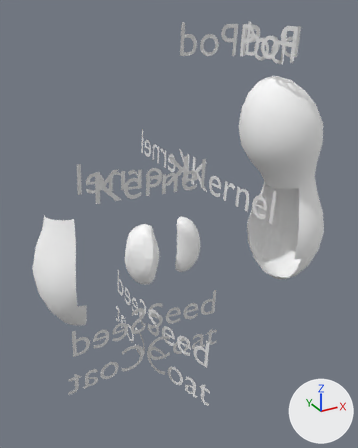
What one commit did to the glTF model models/peanut-shell.glb.
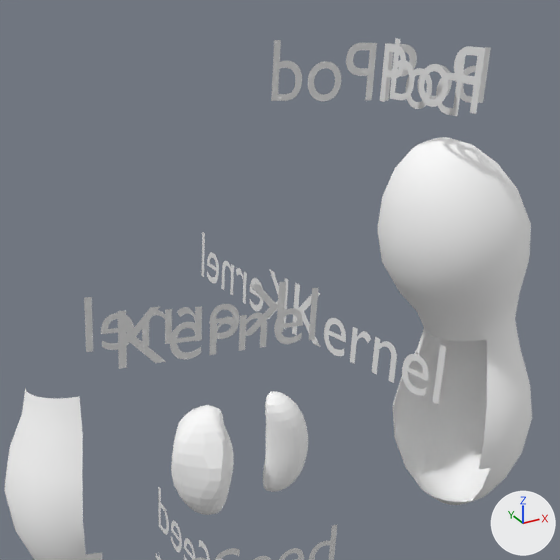
The first picture shows the older version from a camera (50 mm lens) standing at (-8.05, -8.98, 4.05) and looking at (-2.82, 0.52, -0.7). The close-ups show both versions on the part from 8% to 95% of the width and 0% to 69% of the height of that picture; other places that the commit changed are outside them. The axes (+X, +Y, +Z) are drawn at lower right. The lights are the same throughout.

In view in the first close-up: 'Sphere', 'Text', 'Text.002', 'Text.003', 'Text.004', 'Text.005', 'Text.006', 'Text.007', 'Text.008', 'Text.009', 'Text.010'.
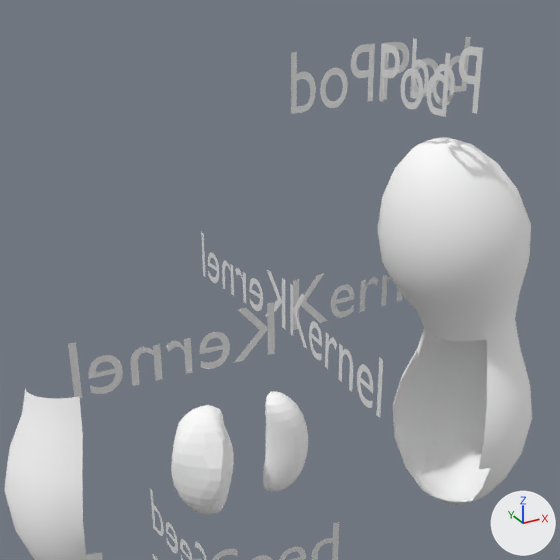
Pixel boxes (x1, y1, x2, y2) of what changed, in the close-ups (560 x 560 px):
'Text.008', moved, turned, rescaled
    before: (118, 288, 318, 369)
    after: (68, 302, 275, 398)
'Text.002', turned, rescaled
    before: (84, 282, 286, 352)
    after: (293, 273, 402, 330)
'Text.007', turned, rescaled
    before: (292, 283, 446, 405)
    after: (290, 284, 383, 418)
'Text', turned, rescaled
    before: (271, 40, 377, 101)
    after: (383, 37, 471, 100)
'Text.004', turned, rescaled
    before: (385, 43, 491, 103)
    after: (291, 44, 375, 114)
'Text.005', turned, rescaled
    before: (390, 38, 485, 114)
    after: (410, 38, 483, 114)
'Text.003', turned, rescaled
    before: (380, 44, 465, 116)
    after: (379, 44, 450, 117)
'Text.006', turned, rescaled
    before: (201, 232, 288, 329)
    after: (201, 232, 286, 330)
'Text.010', turned, rescaled
    before: (155, 486, 210, 560)
    after: (150, 489, 207, 560)
'Text.009', turned, rescaled (not visible afterwards)
    before: (215, 525, 337, 560)

What changed in the scene script:
```text
Change ob_text:
    ob_text.rotation_euler: (-1.531, 0.036, -0.0308) -> (1.611, -0.036, 0.0308)  # degrees (-88, 2.1, -1.8) -> degrees (92, -2.1, 1.8)
    ob_text.scale: (-1.0, -1.0, -3.94) -> (1.0, 1.0, 3.94)
Change ob_text_002:
    ob_text_002.rotation_euler: (-1.533, 0.0385, -0.0947) -> (1.608, -0.0385, 0.0947)  # degrees (-88, 2.2, -5.4) -> degrees (92, -2.2, 5.4)
    ob_text_002.scale: (-1.0, -1.0, -3.94) -> (1.0, 1.0, 3.94)
Change ob_text_003:
    ob_text_003.rotation_euler: (-1.538, -0.0429, 1.627) -> (1.603, 0.0429, -1.627)  # degrees (-88, -2.5, 93) -> degrees (92, 2.5, -93)
    ob_text_003.scale: (-1.0, -1.0, -3.94) -> (1.0, 1.0, 3.94)
Change ob_text_004:
    ob_text_004.rotation_euler: (-1.602, -0.0436, 2.901) -> (1.539, 0.0436, -2.901)  # degrees (-92, -2.5, 166) -> degrees (88, 2.5, -166)
    ob_text_004.scale: (-1.0, -1.0, -3.94) -> (1.0, 1.0, 3.94)
Change ob_text_005:
    ob_text_005.rotation_euler: (-1.601, 0.0443, -1.468) -> (1.54, -0.0443, 1.468)  # degrees (-92, 2.5, -84) -> degrees (88, -2.5, 84)
    ob_text_005.scale: (-1.0, -1.0, -3.94) -> (1.0, 1.0, 3.94)
Change ob_text_006:
    ob_text_006.rotation_euler: (-1.605, 0.0412, -1.565) -> (1.536, -0.0412, 1.565)  # degrees (-92, 2.4, -90) -> degrees (88, -2.4, 90)
    ob_text_006.scale: (-1.0, -1.0, -3.94) -> (1.0, 1.0, 3.94)
Change ob_text_007:
    ob_text_007.rotation_euler: (-1.542, -0.0456, 1.717) -> (1.599, 0.0456, -1.717)  # degrees (-88, -2.6, 98) -> degrees (92, 2.6, -98)
    ob_text_007.scale: (-1.0, -1.0, -3.94) -> (1.0, 1.0, 3.94)
Change ob_text_008:
    ob_text_008.location: (-5.05, 0.15, 0.35) -> (-2.82, 0.27, 0.12)
    ob_text_008.rotation_euler: (1.53, -3.107, -0.00181) -> (1.53, 0.0349, -3.14)  # degrees (88, -178, -0.1) -> degrees (88, 2, -180)
    ob_text_008.scale: (-1.0, -1.0, -3.94) -> (1.0, 1.0, 3.94)
Change ob_text_009:
    ob_text_009.rotation_euler: (1.531, -3.105, -0.0444) -> (1.531, 0.0366, -3.097)  # degrees (88, -178, -2.5) -> degrees (88, 2.1, -177)
    ob_text_009.scale: (-1.0, -1.0, -3.94) -> (1.0, 1.0, 3.94)
Change ob_text_010:
    ob_text_010.rotation_euler: (-1.606, 0.0402, -1.593) -> (1.535, -0.0402, 1.593)  # degrees (-92, 2.3, -91) -> degrees (88, -2.3, 91)
    ob_text_010.scale: (-1.0, -1.0, -3.94) -> (1.0, 1.0, 3.94)
```
